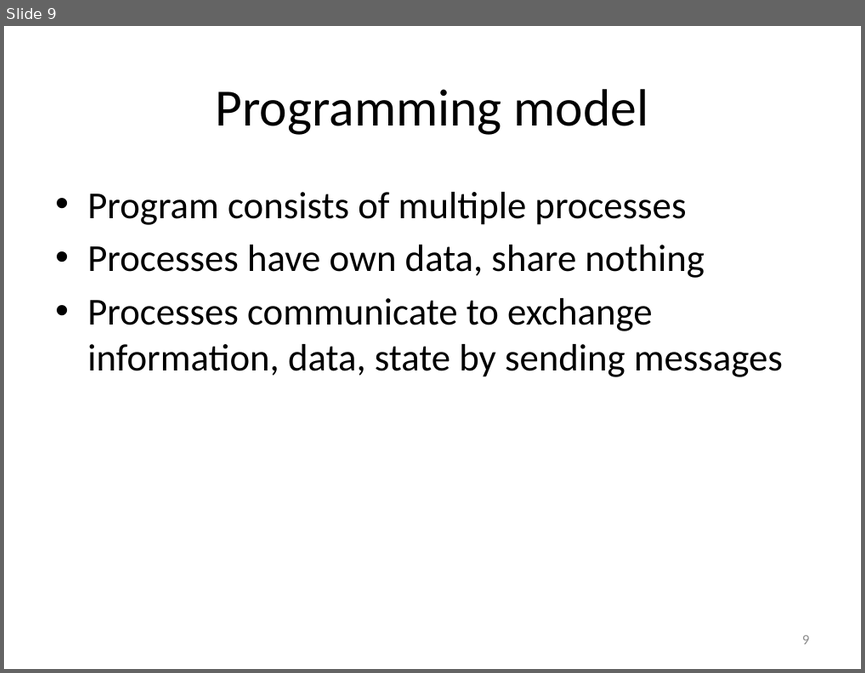
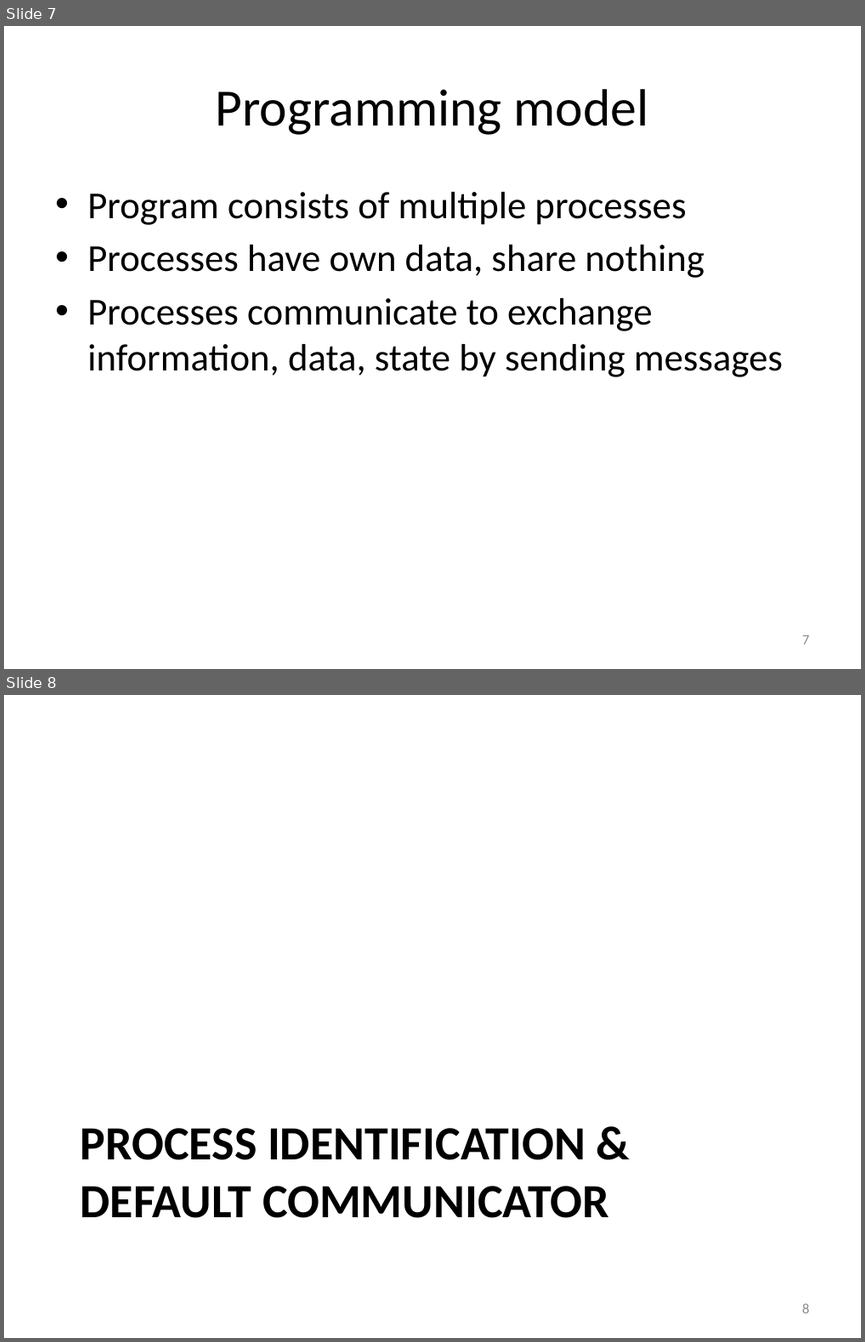
Before and after one commit to gjbex/training-material, a slide deck: Python/Mpi4py/mpi4py.pptx. Shown one above the other, each under a label of ours: slide 9 before the commit, slides 7 and 8 after it. The pictures are 865x673 and 865x1342 pixels, drawn with LibreOffice and Linux fonts; fonts in the diff are those of the drawing. Boxes give left, top, right and bottom in pixels: in the first picture for what was removed or moved away, otherwise in the second. Text is boxed around its words. In the diff, an @@ line names an element or a change of style, - is before the commit and + after.

```diff
--- a/Python/Mpi4py/mpi4py.pptx
+++ b/Python/Mpi4py/mpi4py.pptx
@@ slide 8 added at (4, 695, 861, 1338), background #FFFFFF @@
@@ title added at (80, 1128, 609, 1218), 40 pt, text #000000, bold @@
+PROCESS IDENTIFICATION & DEFAULT COMMUNICATOR
@@ page number added at (802, 1303, 809, 1313), 12 pt, text #8C8C8C @@
+8
@@ what was slide 9 is now slide 7 @@
@@ page number at (802, 635, 809, 644): text changed @@
-9
+7
```
Also in this commit, not shown: 2 slides changed, 11 other slides added.
